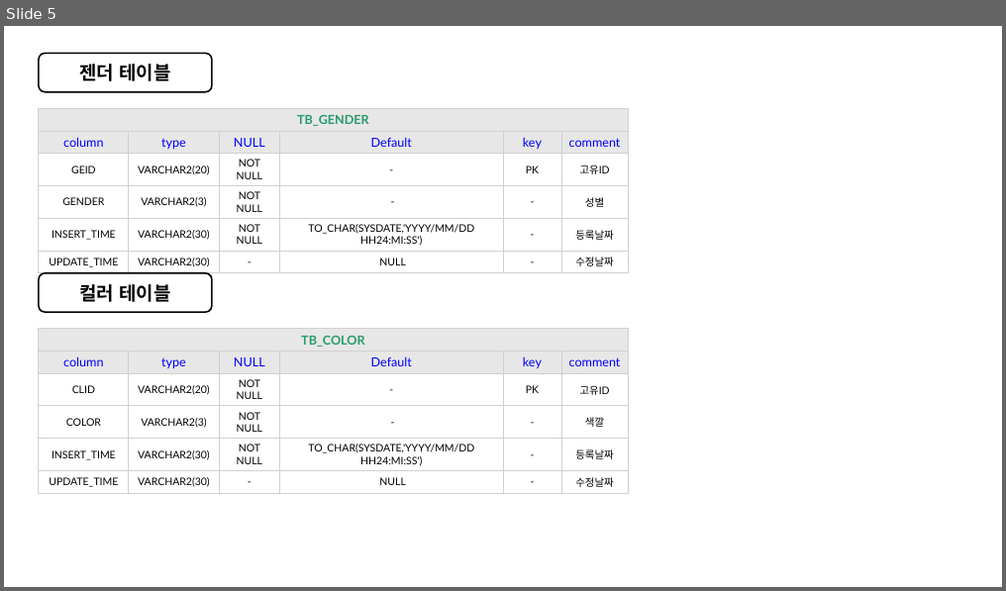
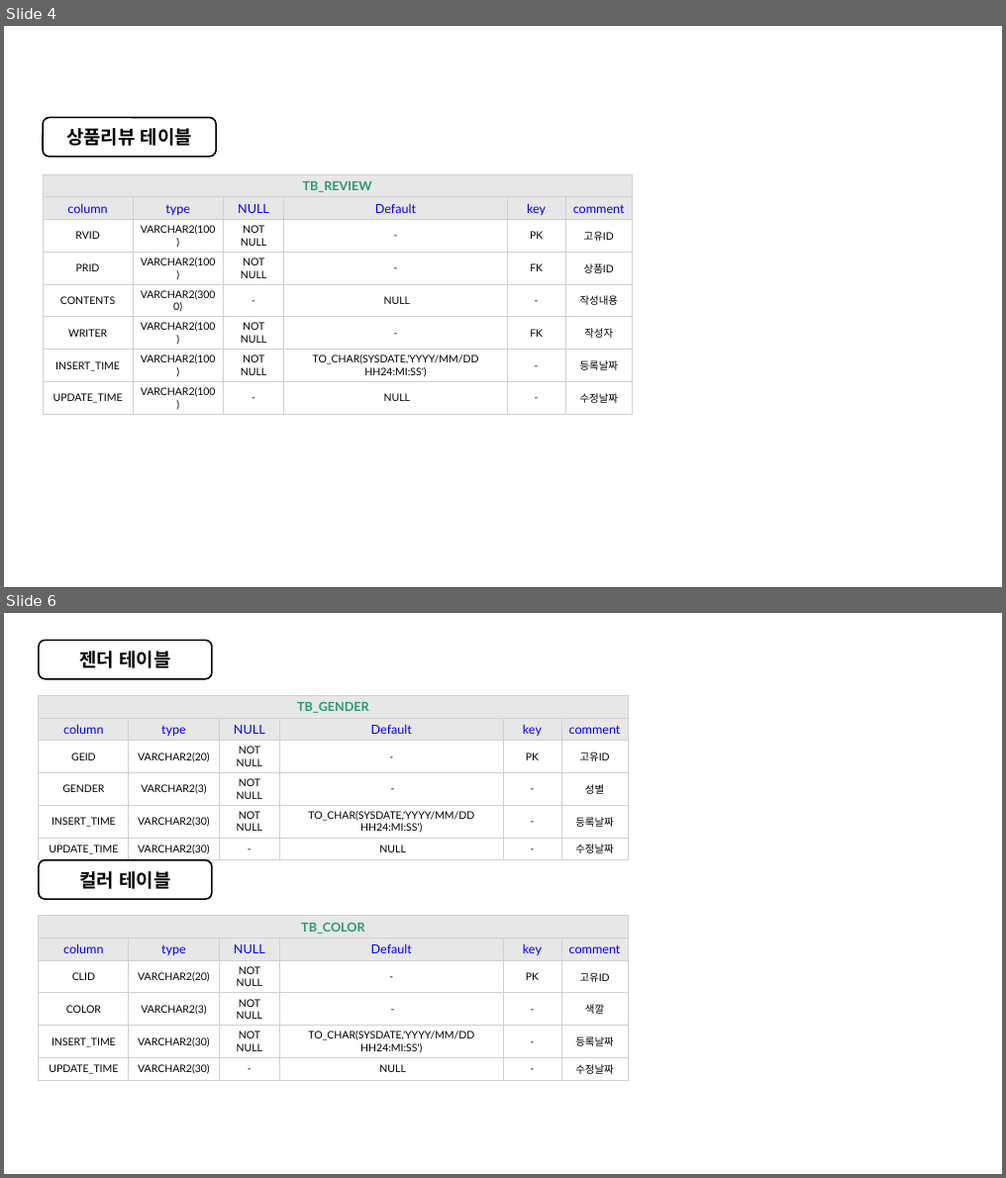
Before and after one commit to Engineer-Han/ITN2024, a slide deck: 01_메뉴얼/데이터 베이스/데이터베이스 스키마.pptx. Shown one above the other, each under a label of ours: slide 5 before the commit, slides 4 and 6 after it; the slides between them are not shown. The pictures are 1006x591 and 1006x1178 pixels, drawn with LibreOffice and Linux fonts; fonts in the diff are those of the drawing. Boxes give left, top, right and bottom in pixels: in the first picture for what was removed or moved away, otherwise in the second. Text is boxed around its words. In the diff, an @@ line names an element or a change of style, - is before the commit and + after.

```diff
--- a/01_메뉴얼/데이터 베이스/데이터베이스 스키마.pptx
+++ b/01_메뉴얼/데이터 베이스/데이터베이스 스키마.pptx
@@ slide 4 added at <box>4,26,1002,587</box>, background #FFFFFF @@
@@ rounded rectangle added at <box>43,117,217,157</box>, fill #FFFFFF, outline #000000 1.5 pt, 18 pt, text #000000, bold @@
+상품리뷰 테이블
@@ table added at <box>43,174,632,407</box>, 8 rows, 6 columns @@
+TB_REVIEW |  |  |  |  | 
+column | type | NULL | Default | key | comment
+RVID | VARCHAR2(100) | NOT NULL | - | PK | 고유ID
+PRID | VARCHAR2(100) | NOT NULL | - | FK | 상품ID
+CONTENTS | VARCHAR2(3000) | - | NULL | - | 작성내용
+WRITER | VARCHAR2(100) | NOT NULL | - | FK | 작성자
+INSERT_TIME | VARCHAR2(100) | NOT NULL | TO_CHAR(SYSDATE,'YYYY/MM/DD HH24:MI:SS') | - | 등록날짜
+UPDATE_TIME | VARCHAR2(100) | - | NULL | - | 수정날짜
@@ what was slide 5 is now slide 6 @@
```
Also in this commit, not shown: 9 slides changed, 1 other slide added, 2 other files.
